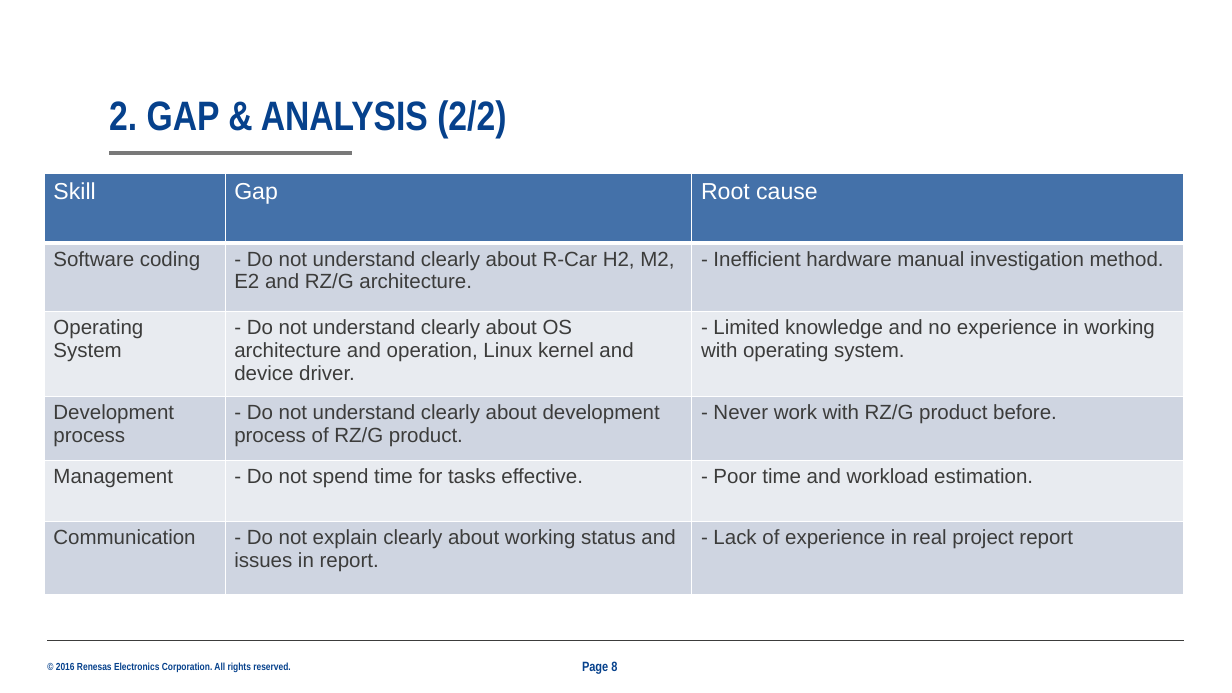
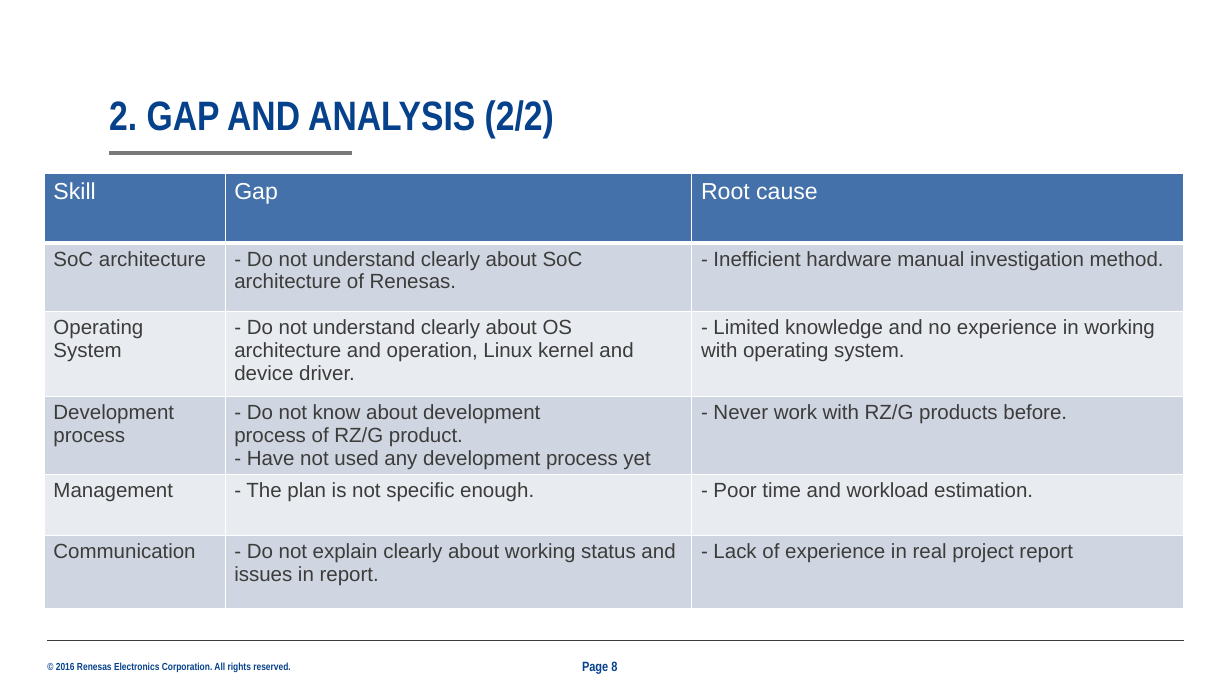
Before and after one commit to trankha/pre1, a slide deck: slide 8 of 25G_Presentation.pptx. Drawn at 1232x693 pixels with LibreOffice and Linux fonts; fonts in the diff are those of the drawing; background and template pictures are left out. Boxes give left, top, right and bottom in pixels: in the first picture for what was removed or moved away, otherwise in the second. Text is boxed around its words. In the diff, an @@ line names an element or a change of style, - is before the commit and + after.

```diff
--- a/25G_Presentation.pptx
+++ b/25G_Presentation.pptx
@@ title at (109,100,554,138): text changed @@
-2. GAP & ANALYSIS (2/2)
+2. GAP AND ANALYSIS (2/2)
@@ table at (44,174,1184,614) @@
-row 2, column 1: Software coding
+row 2, column 1: SoC architecture
-row 2, column 2: - Do not understand clearly about R-Car H2, M2, E2 and RZ/G architecture.
+row 2, column 2: - Do not understand clearly about SoC architecture of Renesas.
-row 4, column 2: - Do not understand clearly about development / process of RZ/G product.
+row 4, column 2: - Do not know about development / process of RZ/G product. / - Have not used any development process yet
-row 4, column 3: - Never work with RZ/G product before.
+row 4, column 3: - Never work with RZ/G products before.
-row 5, column 2: - Do not spend time for tasks effective.
+row 5, column 2: - The plan is not specific enough.
```
Also in this commit, not shown: 14 other slides changed.
